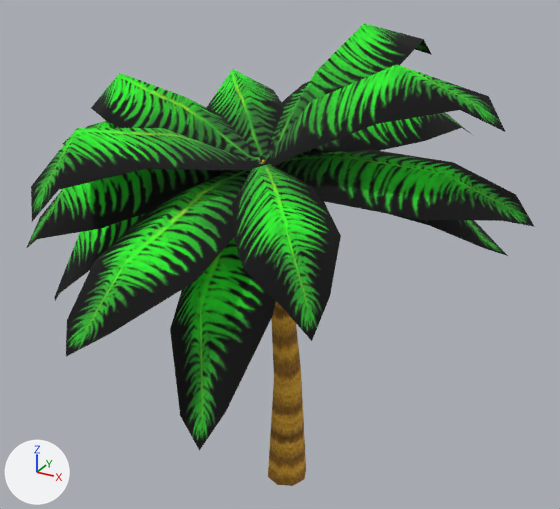
A saved change to the glTF model public/assets/babylonjs/models/palm-01.gltf.
Rendered twice from a 50 mm lens placed at (54.6, -102.6, 86.7), pointed at (0.2, -3.6, 37.2). The lights are fixed; the arrows at lower left show +X, +Y and +Z. Where no turn or scale is listed for an object, it has been applied to the vertices. Vertices at the same position are counted once.

In view in the first picture: 'palm01'.
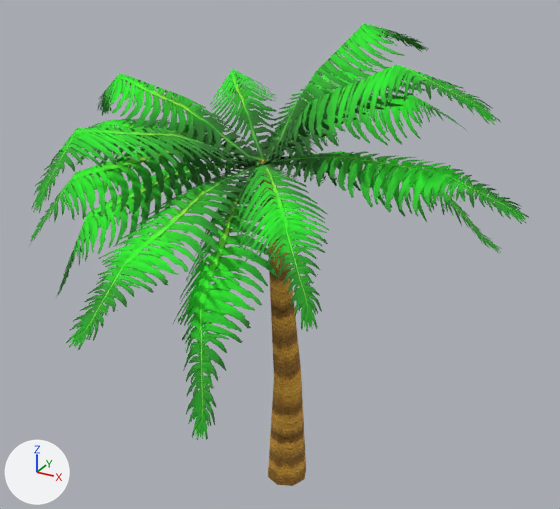
Where the change shows, as pixel boxes (x1, y1, x2, y2) in the pictures (560 x 509 px):
part 1 of me_palm01, recoloured: (29, 23, 529, 448) in both
part 2 of me_palm01, recoloured: (261, 160, 306, 486) in both

The change, as a list of edits to the scene's bpy script:
```text
Add img_trunk:
    img_trunk = load_image('trunk', '_unpacked/trunk', 512, 512, 'sRGB')
Add img_leaf:
    img_leaf = load_image('leaf', '_unpacked/leaf', 1024, 1024, 'sRGB')
Add mat_material02_001:
    mat_material02_001 = principled_material('Material02.001')
    mat_material02_001.texture = img_trunk
    mat_material02_001.roughness = 1.0
Add mat_material01_001:
    mat_material01_001 = bpy.data.materials.new('Material01.001')
    # uses the picture img_leaf
Change me_palm01:
    where me_palm01.from_pydata(...)  # 193 vertices, 232 faces; spans x -40.1..39.0, y -49.8..36.0, z -8.2..71.1
    used by ob_palm01; location = (0.0, 0.0, 0.0)
    me_palm01 part 1: all 176 faces that had it switch from mat_material01 (picture img_leaf02_a) to mat_material01_001
    me_palm01 part 2: all 56 faces that had it switch from mat_material02 (picture img_trunk01) to mat_material02_001 (picture img_trunk)
```
